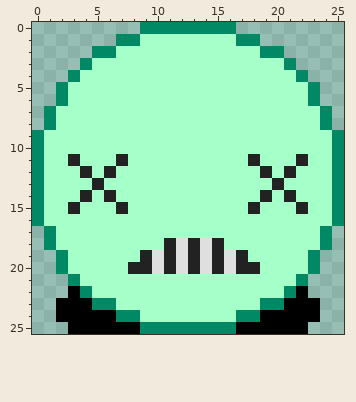
Pixel-art sprite -- android/assets/badblob_1.png. The picture above is the old version.
The file is 26x26 pixels. Colours within 5 levels of each other are drawn and written as one.
New version:
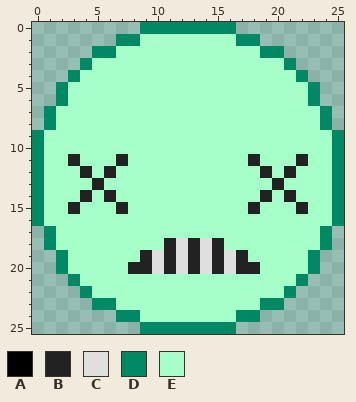
Palette (. is transparent): A #000000  B #222222  C #dfdfdf  D #008964  E #a4ffc8
The edit:
The edit erases colour A in row 22 at x 3 and 22; in row 23 at x 2 to 4 and 21 to 23; in row 24 at x 2 to 6 and 19 to 23; in row 25 at x 3 to 8 and 17 to 22.
Boxes around the changes in both pictures, in picture pixels (x1, y1, x2, y2):
erased: (56, 286, 140, 334)
erased: (236, 286, 320, 334)
